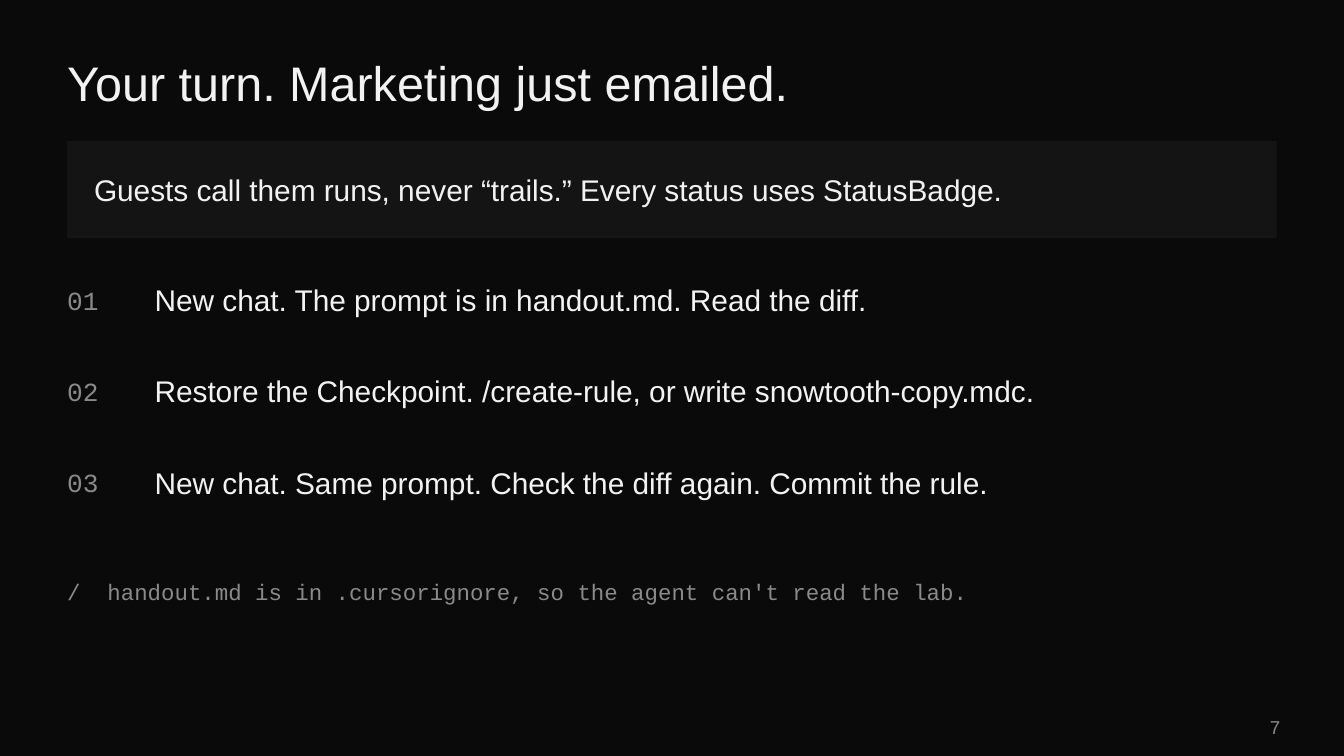
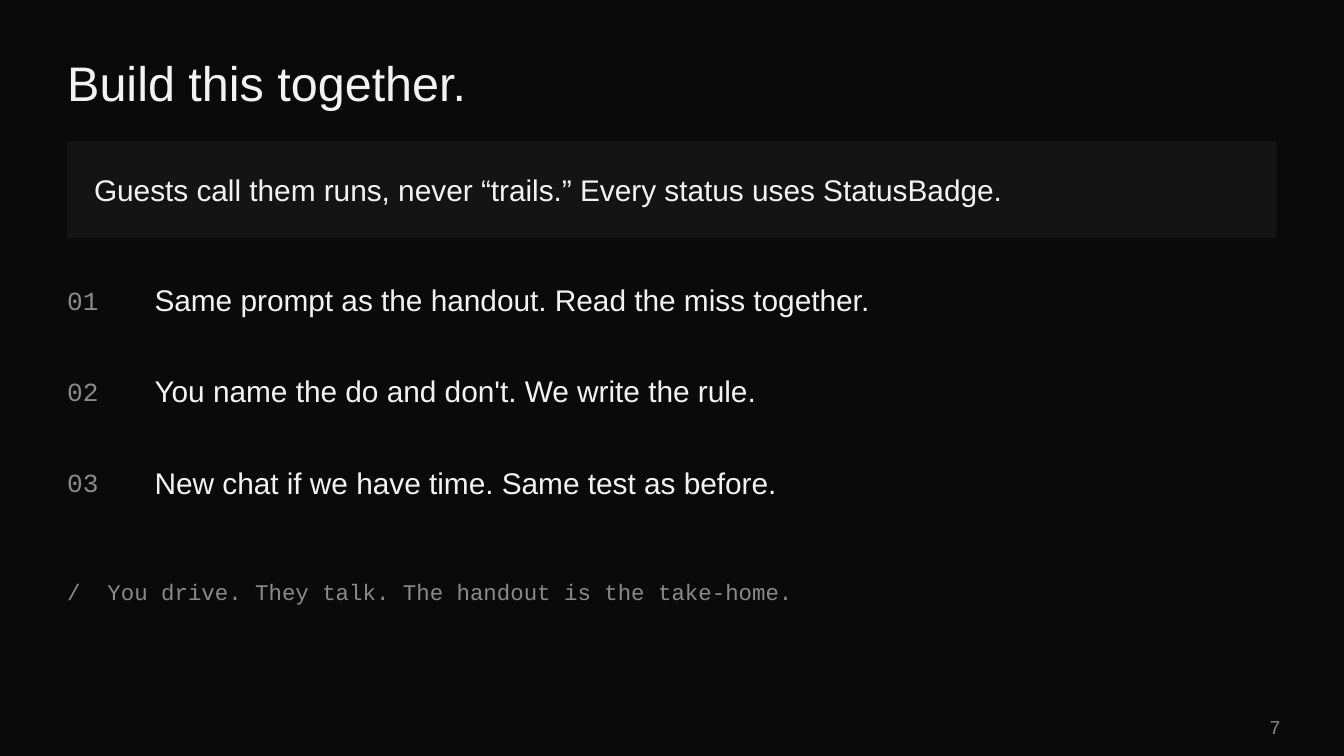
Before and after one commit to eveporcello/snowtooth-rules-teacher-guide, a slide deck: slide 7 of snowtooth-rules.pptx. Drawn at 1344x756 pixels with LibreOffice and Linux fonts; fonts in the diff are those of the drawing. Boxes give left, top, right and bottom in pixels: in the first picture for what was removed or moved away, otherwise in the second. Text is boxed around its words. In the diff, an @@ line names an element or a change of style, - is before the commit and + after.

Commit message:
Clarify the three workshop branches
main is the student start, checkpoint is the mid-point after the demo, and complete is the finished board. The build-together replaces the silent lab.

```diff
--- a/snowtooth-rules.pptx
+++ b/snowtooth-rules.pptx
@@ title at (67,66,466,110): text changed @@
-Your turn. Marketing just emailed.
+Build this together.
@@ text at (155,289,869,317): text changed @@
-New chat. The prompt is in handout.md. Read the diff.
+Same prompt as the handout. Read the miss together.
@@ text at (155,380,756,403): text changed @@
-Restore the Checkpoint. /create-rule, or write snowtooth-copy.mdc.
+You name the do and don't. We write the rule.
@@ text at (155,472,777,495): text changed @@
-New chat. Same prompt. Check the diff again. Commit the rule.
+New chat if we have time. Same test as before.
@@ text at (107,584,792,605): text changed @@
-/ handout.md is in .cursorignore, so the agent can't read the lab.
+/ You drive. They talk. The handout is the take-home.
```
Also in this commit, not shown: 3 other files.
